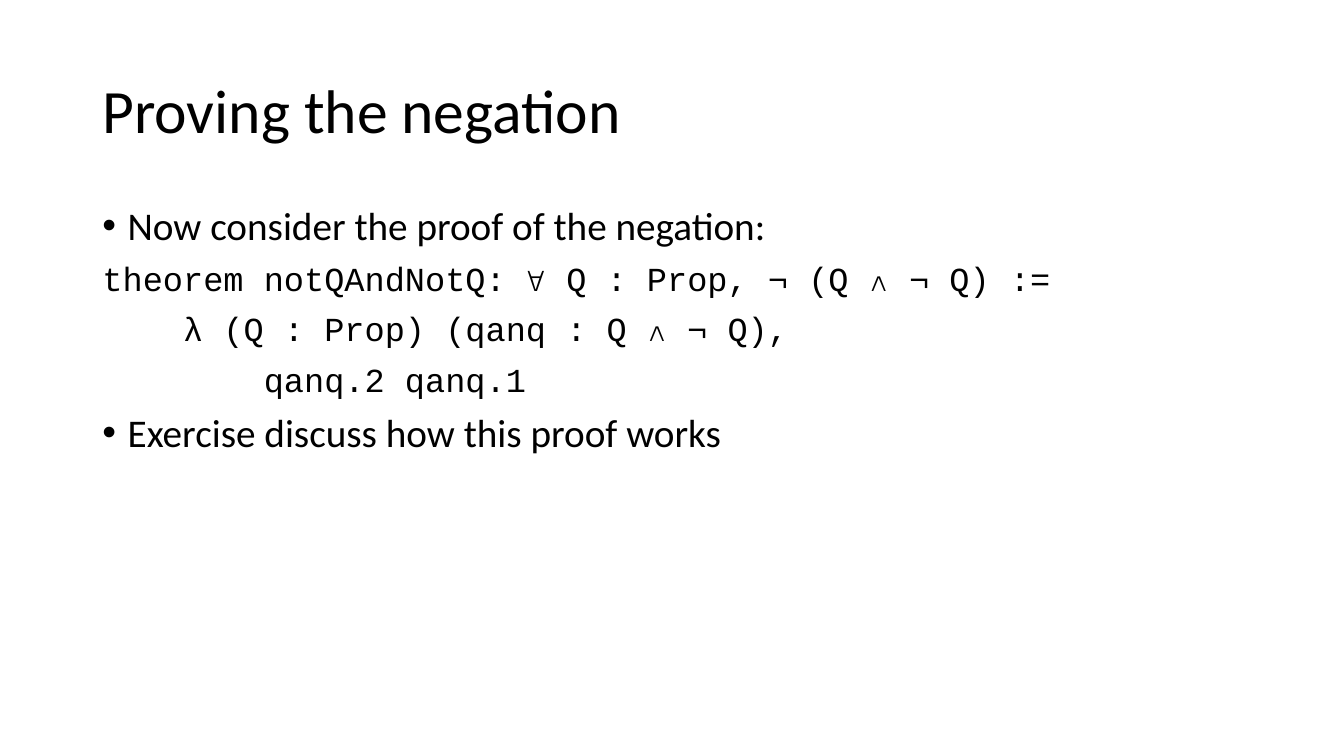
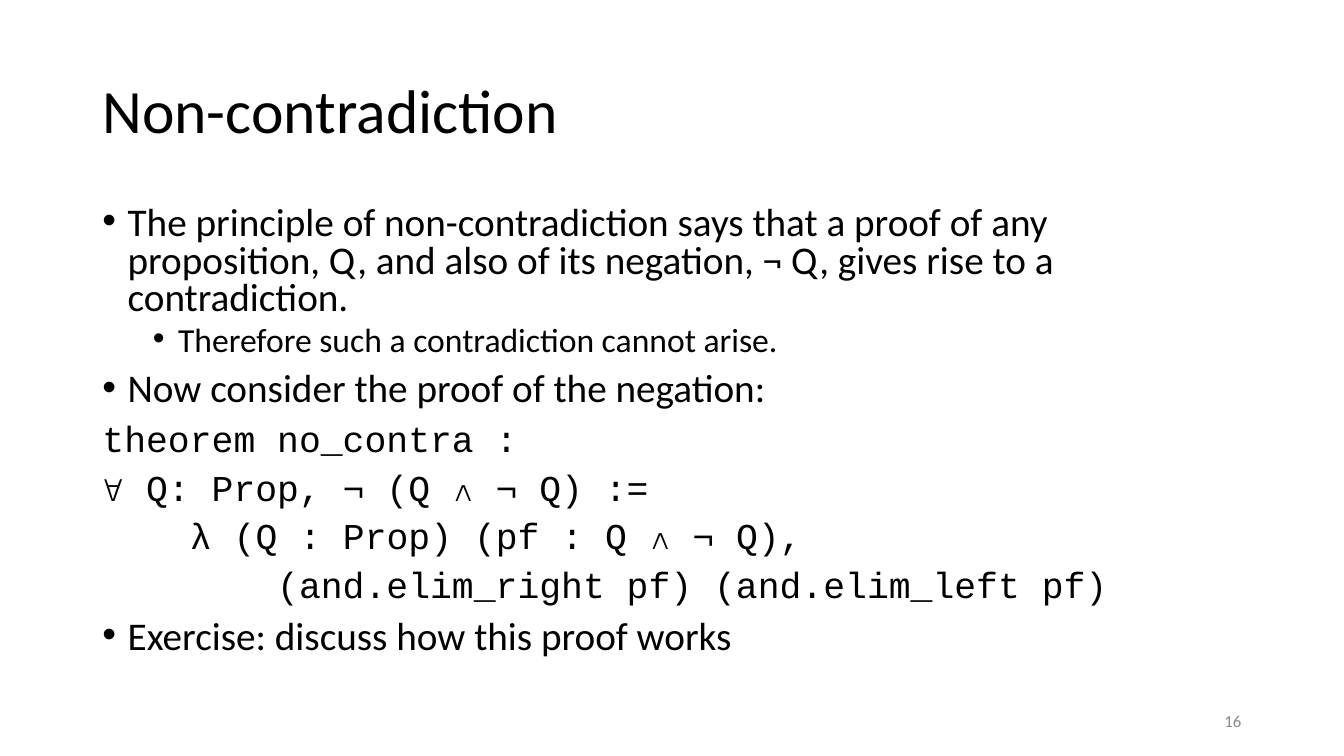
Before and after one commit to kevinsullivan/cs-dm, a slide deck: slide 16 of 06_Negation/Negation.pptx (slide 8 before the commit). Drawn at 1344x756 pixels with LibreOffice and Linux fonts; fonts in the diff are those of the drawing. Boxes give left, top, right and bottom in pixels: in the first picture for what was removed or moved away, otherwise in the second. Text is boxed around its words. In the diff, an @@ line names an element or a change of style, - is before the commit and + after.

```diff
--- a/06_Negation/Negation.pptx
+++ b/06_Negation/Negation.pptx
@@ title at (102, 90, 557, 134): text changed @@
-Proving the negation
+Non-contradiction
@@ text at (128, 208, 1054, 353): paragraphs added @@
+• The principle of non-contradiction says that a proof of any proposition, Q, and also of its negation, ¬ Q, gives rise to a contradiction.
+  • Therefore such a contradiction cannot arise.
@@ text at (128, 374, 766, 409): line spacing 0.9 to 0.8 @@
@@ text at (102, 426, 1108, 657): text changed; size 24 to 26 pt @@
-theorem notQAndNotQ: ∀ Q : Prop, ¬ (Q ∧ ¬ Q) :=
-λ (Q : Prop) (qanq : Q ∧ ¬ Q),
-qanq.2 qanq.1
-• Exercise discuss how this proof works
+theorem no_contra :
+∀ Q: Prop, ¬ (Q ∧ ¬ Q) :=
+λ (Q : Prop) (pf : Q ∧ ¬ Q),
+(and.elim_right pf) (and.elim_left pf)
+• Exercise: discuss how this proof works
@@ page number added at (1224, 716, 1241, 727), 12 pt, text #8C8C8C @@
+16
```
Also in this commit, not shown: 10 other slides changed, 18 slides added, 1 other file.
